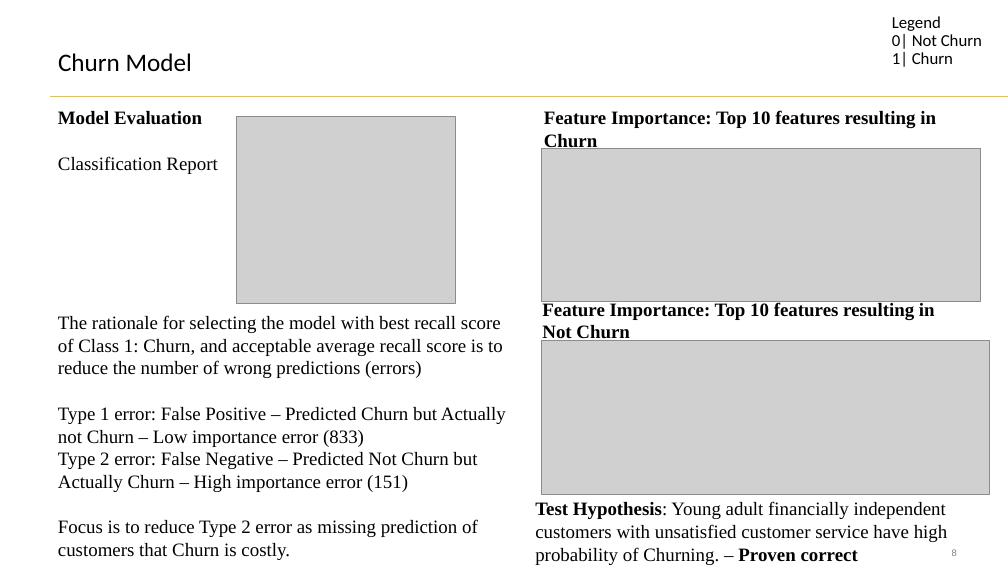
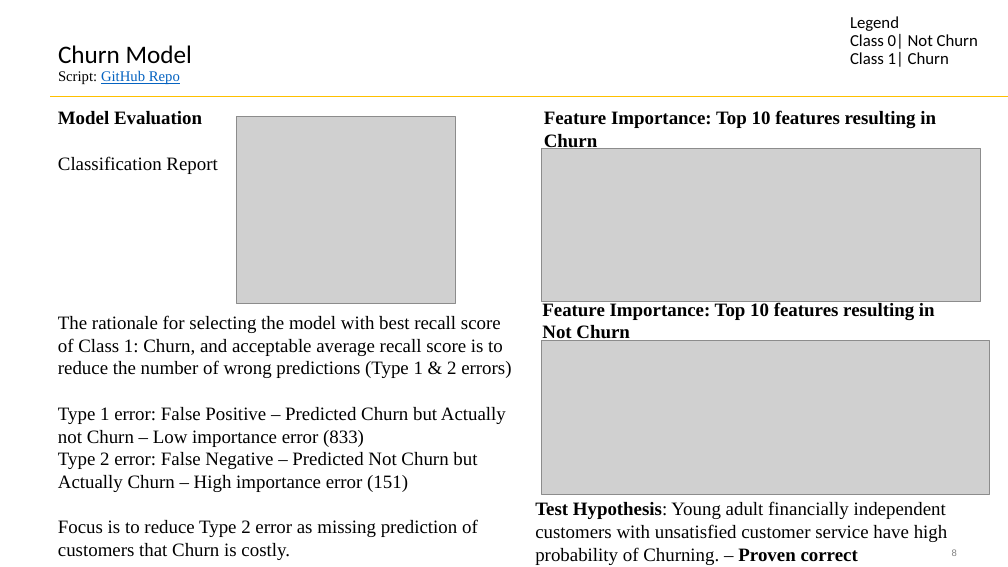
Before and after one commit to SahilM21/ChurnModelPresentation, a slide deck: slide 8 of Churn Model.pptx. Drawn at 1008x567 pixels with LibreOffice and Linux fonts; fonts in the diff are those of the drawing; grey boxes stand for pictures. Boxes give left, top, right and bottom in pixels: in the first picture for what was removed or moved away, otherwise in the second. Text is boxed around its words. In the diff, an @@ line names an element or a change of style, - is before the commit and + after.

```diff
--- a/Churn Model.pptx
+++ b/Churn Model.pptx
@@ text "Legend": place and size @@
-text "Legend" at (892,16,982,67)
+text "Legend" at (850,16,978,67)
@@ title at (58,45,192,84): text changed; size 24 to 14 pt; font Calibri to Times New Roman @@
-Churn Model
+Churn Model
+Script: GitHub Repo
@@ text at (850,34,978,67): text changed @@
-0| Not Churn
-1| Churn
+Class 0| Not Churn
+Class 1| Churn
@@ text at (58,338,511,378): text changed @@
-of Class 1: Churn, and acceptable average recall score is to reduce the number of wrong predictions (errors)
+of Class 1: Churn, and acceptable average recall score is to reduce the number of wrong predictions (Type 1 & 2 errors)
```
Also in this commit, not shown: 5 other slides changed.
